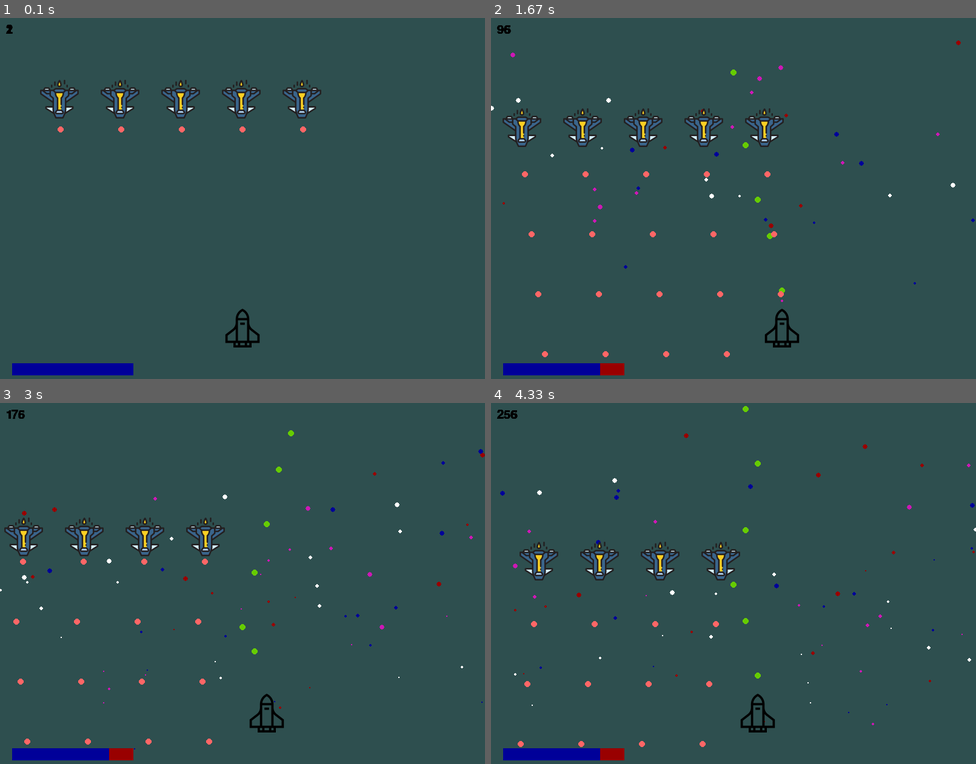
Above: before the commit, frames 1-4 (two rows, left to right).
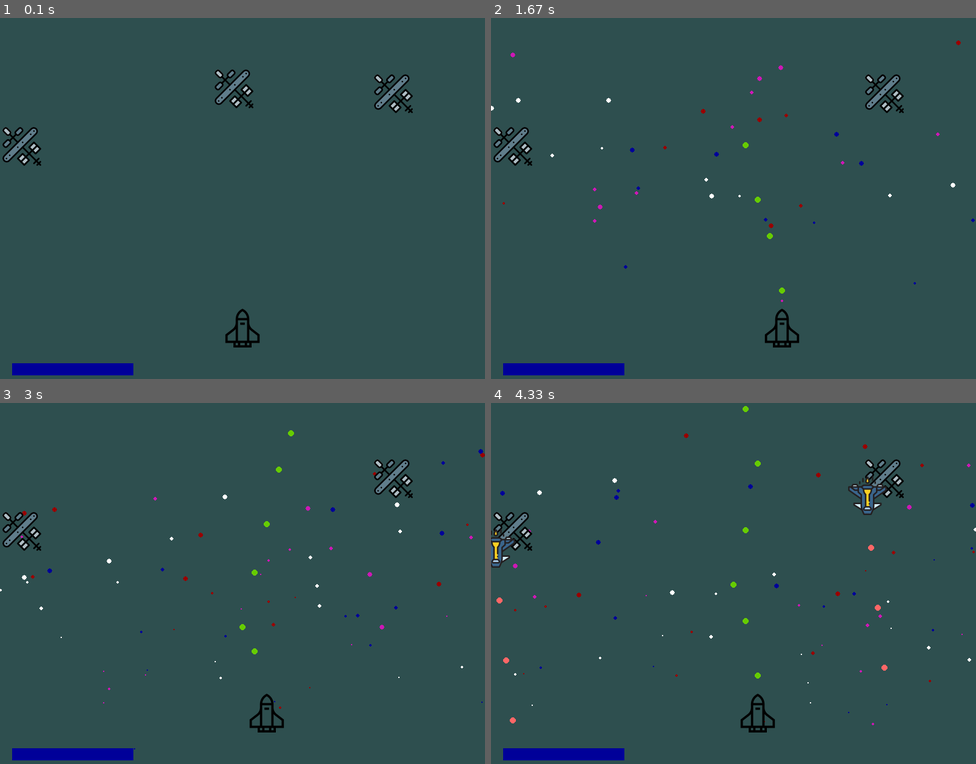
Above: after the commit, the same moments.

Repository: icynewyear/spacebolds-pygame
Game: pygame game, started from main.py
The game is run twice, just before and just after one commit, with the same random seed, the same clock (stepped at 60 frames per second) and the same inputs.
Inputs:
- Up to frame 1 (0.1 s): no input
- Up to frame 2 (1.67 s): tap Space at 0.33, 0.73, 1.03, 1.23, 1.53 s; hold Right 0.67-1.13 s; hold Right 1.17-1.63 s
- Up to frame 3 (3 s): hold Left 1.67-2.2 s; tap Space at 1.73, 2.03, 2.3, 2.6, 2.73 s; hold Left 2.23-2.63 s; hold Right from 2.67 s (still down)
- Up to frame 4 (4.33 s): tap Space at 3.03, 3.4, 3.7, 3.9, 4.2 s; release Right at 3.3 s; hold Left 3.33-3.8 s; hold Right 3.83-4.3 s

The runs differ from the first frame. In frame 1, 3.4% of the frame differs, in the area x 0-86%, y 1-41%; in frame 2, 3.5%; in frame 3, 2.8%; in frame 4, 3.7%, in the area x 0-86%, y 1-99%.

Commit message:
basic enemy spawners

Diff:
--- a/enemy_spawner.py
+++ b/enemy_spawner.py
@@ -1,8 +1,16 @@
 import pygame
+import copy
+
+
+from debug import debug
+
 
 class EnemySpawner(pygame.sprite.Sprite):
-    def __init__(self, engine, enemy, delay, num_to_spawn = -1):
+    def __init__(self, engine, icon, coords, enemy, delay, num_to_spawn = -1):
         pygame.sprite.Sprite.__init__(self)
+        self.image = icon
+        self.rect = self.image.get_rect()
+        self.rect.x, self.rect.y = coords
         self.engine = engine
         self.enemy = enemy
         self.delay = delay
@@ -15,10 +23,17 @@
     def spawn_enemy(self):
         current_timer = 0
         while self.num_to_spawn > 0 or self.num_to_spawn == -1:
-            new_enemy = self.enemy
             if current_timer == self.delay:
                 current_timer = 0
+                new_enemy = self.enemy.spawn((self.rect.x, self.rect.y))
                 yield new_enemy
                 if self.num_to_spawn != -1: self.num_to_spawn -= 1
             else:
                 current_timer += 1
+                yield None
+
+    def update(self):
+        enemy = next(self)
+        if enemy != None:
+            self.engine.alien_sprites.add(enemy)
+            self.engine.all_sprites.add(enemy)
--- a/engine.py
+++ b/engine.py
@@ -1,8 +1,9 @@
-import sys, pygame
+import sys, pygame, random
 from pygame.color import Color
 
 from render import screen
 from entity import Player, Alien
+from enemy_spawner import EnemySpawner
 from settings import SCREEN_WIDTH, SCREEN_HEIGHT
 from space_map import Star
 from particles import ParticlePrinciple
@@ -22,7 +23,10 @@
     alienIcon = pygame.transform.flip(pygame.image.load('resources/enemy.png'), False, True)
     alienX = (SCREEN_WIDTH/2 - alienIcon.get_width()/2)-400
     alienY = 100
-    alien_speed = 2
+    alien_speed = 10
+
+    #Spawner
+    spawnerIcon = pygame.image.load('resources/space-station.png')
 
     all_sprites = pygame.sprite.Group()
     alien_sprites = pygame.sprite.Group()
@@ -42,12 +46,13 @@
 
     def make_aliens(self, num):
         for x in range(num):
-            self.aliens.append(Alien(self, screen, self.alienIcon, self.alien_speed, 10, self.alienX+((x+1)*100), self.alienY))
+            alien = Alien(self, screen, self.alienIcon, self.alien_speed, 10, self.alienX, self.alienY)
+            self.aliens.append(EnemySpawner(self, self.spawnerIcon, (random.randint(0,800),random.randint(0,400)), alien, 100, -1))
             self.all_sprites.add(self.aliens[x])
             self.alien_sprites.add(self.aliens[x])
 
     def run_game(self):
-        self.make_aliens(5)
+        self.make_aliens(3)
 
         while 1:
             for event in pygame.event.get():
--- a/entity.py
+++ b/entity.py
@@ -61,7 +61,7 @@
         self.fire_rate = fire_rate
         self.timer = fire_rate
         self.y_timer = 0
-        self.fp = Flightpath((0,300))
+        self.fp = Flightpath(1,(0,300))
 
     def shoot(self):
         if self.timer == self.fire_rate:
@@ -69,6 +69,11 @@
             bullet = Bullet(self.bullet_manager, self.rect.x+(self.image.get_width()/2), self.rect.y+self.image.get_height(), 10, ALIEN_GUN)
             self.bullet_manager.add_projectile(bullet)
         else: self.timer+=1
+
+    def spawn(self, coords):
+        x, y = coords
+        new_alien = Alien(self.engine, self.screen, self.image, self.speed, self.fire_rate, x, y)
+        return new_alien
 
     # def move(self):
     #     x_amount = 0
--- a/flightpatterns.py
+++ b/flightpatterns.py
@@ -3,7 +3,8 @@
 from debug import debug
 
 class Flightpath():
-    def __init__(self, timer = (0,0)):
+    def __init__(self, speed = 1, timer = (0,0)):
+        self.speed = speed
         self.timer = timer
         self.generator_iterator = self.step()
 
@@ -13,17 +14,14 @@
     def step(self):
         current_timer, max_timer = self.timer
 
-        x = -1
-        y = 1
+        x = -(self.speed)
+        y = self.speed
         while True:
             yield (x,y)
-
-            debug(current_timer)
-
             if current_timer < max_timer/2:
-                x = -1
+                x = -(self.speed)
             elif current_timer < max_timer:
-                x = 1
+                x = self.speed
             else:
                 current_timer = 0
             current_timer += 1
Binary file added: resources/space-station.png
